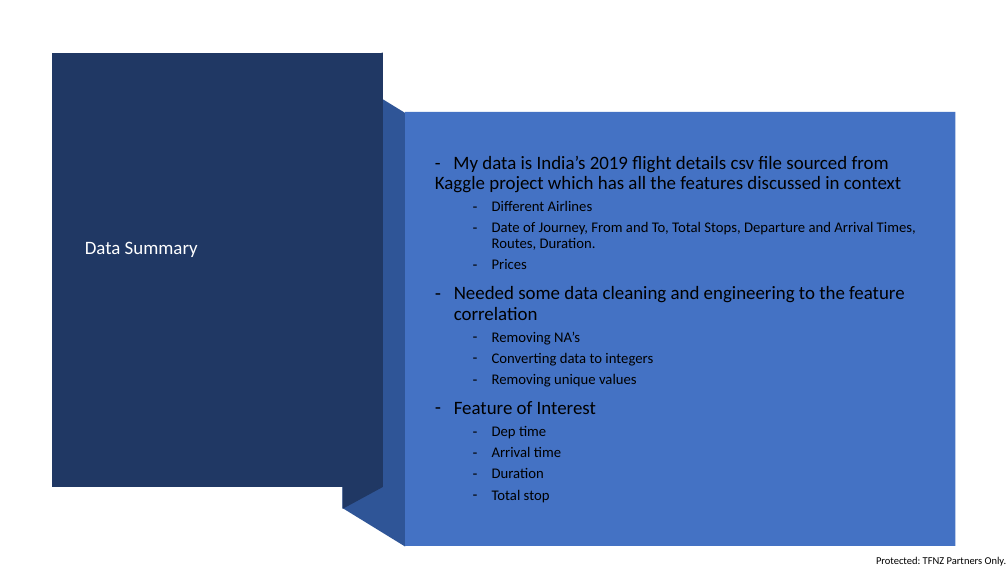
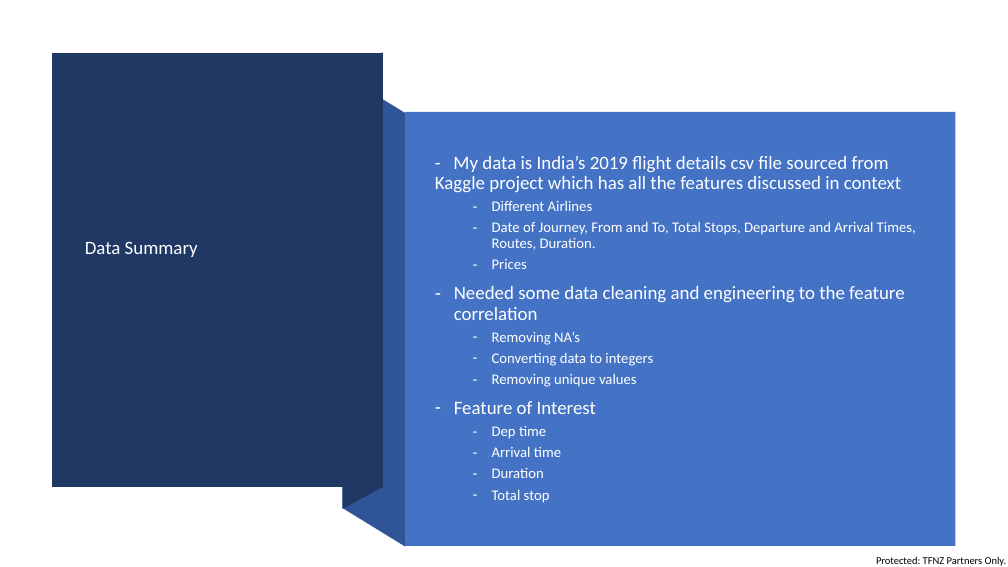
Before and after one commit to divraj2022/IOD_DIV, a slide deck: slide 5 of Mini Project 1/Mini Project 1.PPTX. Drawn at 1008x567 pixels with LibreOffice and Linux fonts; fonts in the diff are those of the drawing. Boxes give left, top, right and bottom in pixels: in the first picture for what was removed or moved away, otherwise in the second. Text is boxed around its words. In the diff, an @@ line names an element or a change of style, - is before the commit and + after.

```diff
--- a/Mini Project 1/Mini Project 1.PPTX
+++ b/Mini Project 1/Mini Project 1.PPTX
@@ text "- My data is India’s ..." at (435,156,916,503): text colour #000000 to #FFFFFF @@
```
Also in this commit, not shown: 3 other slides changed, 5 slides added, 8 slides removed, 1 other file.
